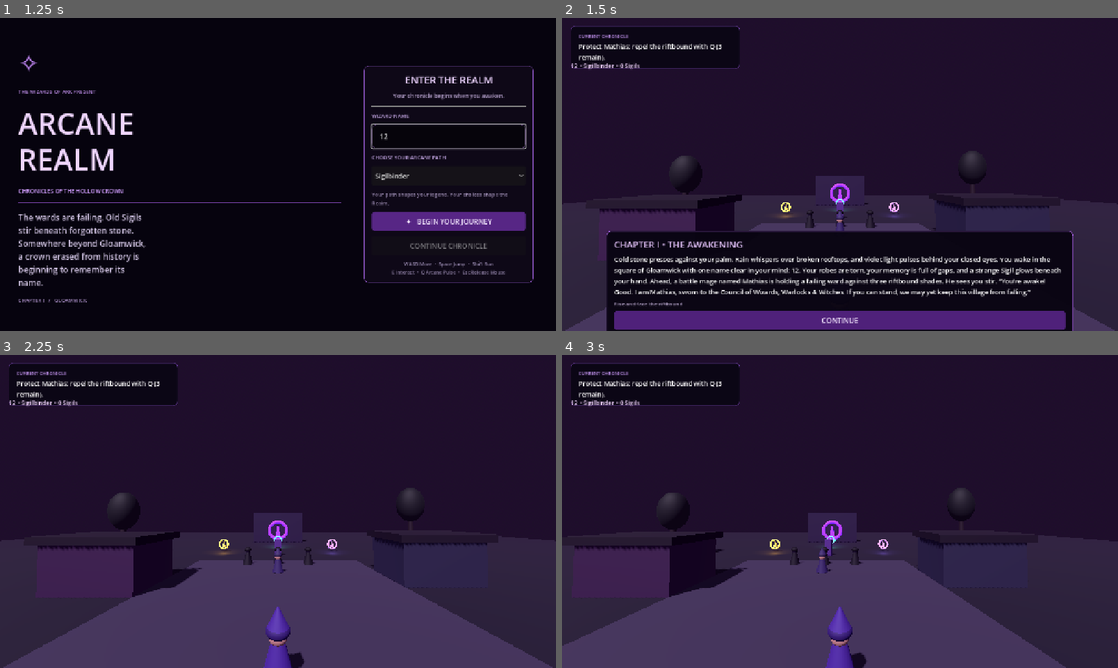
Above: before the commit, frames 1-4 (two rows, left to right).
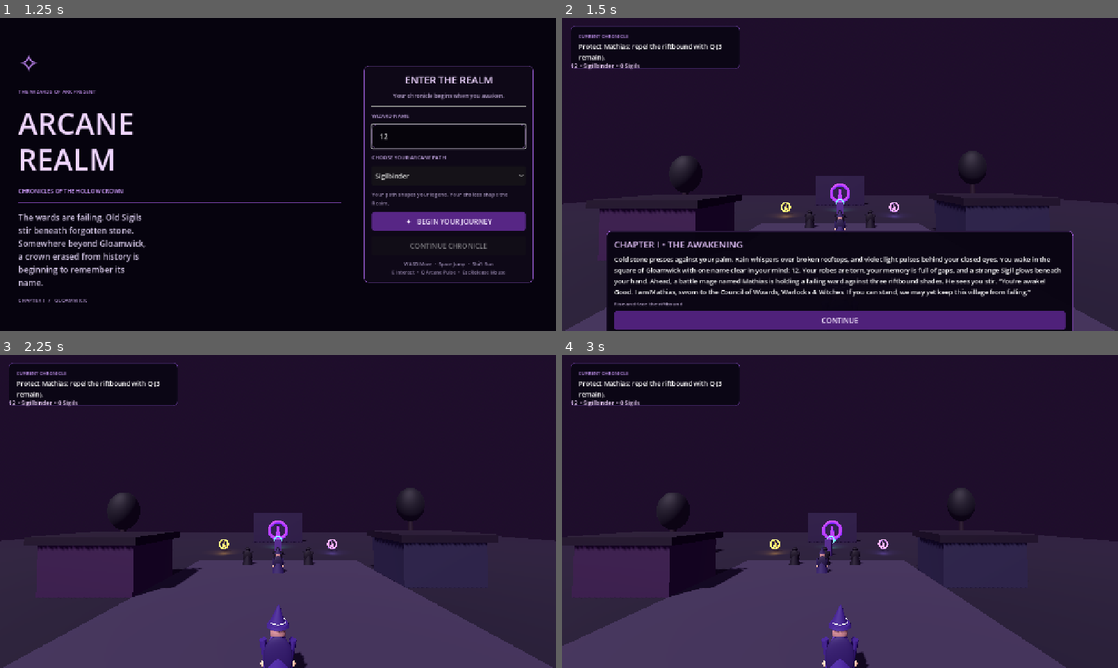
Above: after the commit, the same moments.

Repository: emilio1229/WOA-Arcane-Realm
Game: Godot game, scene res://main.tscn
Same seed, same stepped clock (60 frames per second), same inputs: the game is played once before the commit and once after it.
Inputs (mouse positions are in pixels of both pictures, inside the frame that each line leads up to):
- Up to frame 1 (1.25 s): click (450, 136) at 0.52 s; type "12" at 0.6 s
- Up to frame 2 (1.5 s): click "✦ BEGIN YOUR JOURNEY" at 1.25 s
- Up to frame 3 (2.25 s): click "CONTINUE" at 2 s
- Up to frame 4 (3 s): tap Enter at 2.75 s; move the mouse to (962, 495) at 2.77 s; hold D from 2.78 s (still down); hold Shift from 2.78 s (still down); click (962, 495) at 2.92 s

Frame 1 is identical in both runs. In frame 2, 0.1% of the frame differs, in the area x 43-57%, y 61-68%; in frame 3, 0.8%, in the area x 43-57%, y 61-100%; in frame 4, 0.8%.

Commit message:
Improve low-poly wizard character silhouettes

Diff:
--- a/main.gd
+++ b/main.gd
@@ -498,47 +498,130 @@
     return person
 
 func _add_person_visual(parent: Node3D, robe_color: Color, face_color: Color, is_mage: bool) -> void:
+    # Layered silhouette: broad hem, fitted torso, sleeves, sash and a compact hat.
+    # Keeping the character built from low-poly meshes avoids missing external model imports.
     var robe := MeshInstance3D.new()
     var robe_mesh := CylinderMesh.new()
-    robe_mesh.top_radius = 0.22
-    robe_mesh.bottom_radius = 0.52
-    robe_mesh.height = 1.15
+    robe_mesh.top_radius = 0.27
+    robe_mesh.bottom_radius = 0.55
+    robe_mesh.height = 1.12
     robe.mesh = robe_mesh
-    robe.position.y = 0.72
+    robe.position = Vector3(0, 0.66, 0)
     robe.material_override = _material(robe_color)
     parent.add_child(robe)
 
+    var torso := MeshInstance3D.new()
+    var torso_mesh := CapsuleMesh.new()
+    torso_mesh.radius = 0.27
+    torso_mesh.height = 0.82
+    torso.mesh = torso_mesh
+    torso.position = Vector3(0, 1.12, 0)
+    torso.material_override = _material(robe_color.lightened(0.08))
+    parent.add_child(torso)
+
+    var cape := MeshInstance3D.new()
+    var cape_mesh := SphereMesh.new()
+    cape_mesh.radius = 0.43
+    cape_mesh.height = 1.2
+    cape.mesh = cape_mesh
+    cape.position = Vector3(0, 0.96, 0.18)
+    cape.scale = Vector3(1.0, 1.0, 0.34)
+    cape.material_override = _material(robe_color.darkened(0.32))
+    parent.add_child(cape)
+
+    for side in [-1.0, 1.0]:
+        var sleeve := MeshInstance3D.new()
+        var sleeve_mesh := CylinderMesh.new()
+        sleeve_mesh.top_radius = 0.105
+        sleeve_mesh.bottom_radius = 0.14
+        sleeve_mesh.height = 0.72
+        sleeve.mesh = sleeve_mesh
+        sleeve.position = Vector3(side * 0.37, 1.02, -0.005)
+        sleeve.rotation.z = side * -0.22
+        sleeve.material_override = _material(robe_color.darkened(0.08))
+        parent.add_child(sleeve)
+
+        var hand := _make_sphere(Vector3(side * 0.43, 0.65, -0.035), 0.105, Color(0.52, 0.36, 0.31) if is_mage else robe_color.darkened(0.45))
+        hand.scale = Vector3(0.82, 1.0, 0.82)
+        parent.add_child(hand)
+
+        var boot := MeshInstance3D.new()
+        var boot_mesh := SphereMesh.new()
+        boot_mesh.radius = 0.17
+        boot_mesh.height = 0.25
+        boot.mesh = boot_mesh
+        boot.position = Vector3(side * 0.19, 0.12, -0.055)
+        boot.scale = Vector3(1.0, 0.72, 1.25)
+        boot.material_override = _material(Color(0.055, 0.035, 0.075))
+        parent.add_child(boot)
+
+    var sash := MeshInstance3D.new()
+    var sash_mesh := TorusMesh.new()
+    sash_mesh.inner_radius = 0.265
+    sash_mesh.outer_radius = 0.315
+    sash.mesh = sash_mesh
+    sash.position.y = 0.79
+    sash.material_override = _material(Color(0.68, 0.43, 0.2) if is_mage else Color(0.19, 0.14, 0.24))
+    parent.add_child(sash)
+
     var face := MeshInstance3D.new()
     var face_mesh := SphereMesh.new()
-    face_mesh.radius = 0.29
-    face_mesh.height = 0.58
+    face_mesh.radius = 0.235
+    face_mesh.height = 0.47
     face.mesh = face_mesh
-    face.position.y = 1.48
-    face.material_override = _material(Color(0.58, 0.42, 0.38) if is_mage else Color(0.07, 0.035, 0.12))
+    face.position = Vector3(0, 1.57, -0.045)
+    face.material_override = _material(Color(0.58, 0.42, 0.38) if is_mage else Color(0.055, 0.028, 0.085))
     parent.add_child(face)
 
-    var hood := MeshInstance3D.new()
-    var hood_mesh := SphereMesh.new()
-    hood_mesh.radius = 0.37
-    hood_mesh.height = 0.5
-    hood.mesh = hood_mesh
-    hood.position.y = 1.63
-    hood.material_override = _material(robe_color.darkened(0.25))
-    parent.add_child(hood)
-
     if is_mage:
+        # A smaller brim and tapered crown read as a hat instead of a floating cone.
+        var brim := MeshInstance3D.new()
+        var brim_mesh := CylinderMesh.new()
+        brim_mesh.top_radius = 0.31
+        brim_mesh.bottom_radius = 0.34
+        brim_mesh.height = 0.075
+        brim.mesh = brim_mesh
+        brim.position.y = 1.82
+        brim.material_override = _material(robe_color.darkened(0.1))
+        parent.add_child(brim)
+
         var hat := MeshInstance3D.new()
         var hat_mesh := CylinderMesh.new()
-        hat_mesh.top_radius = 0.02
-        hat_mesh.bottom_radius = 0.34
-        hat_mesh.height = 0.6
+        hat_mesh.top_radius = 0.035
+        hat_mesh.bottom_radius = 0.245
+        hat_mesh.height = 0.52
         hat.mesh = hat_mesh
-        hat.position.y = 2.03
-        hat.material_override = _material(robe_color)
+        hat.position.y = 2.105
+        hat.rotation.z = -0.08
+        hat.material_override = _material(robe_color.darkened(0.12))
         parent.add_child(hat)
+
+        var hat_band := MeshInstance3D.new()
+        var band_mesh := TorusMesh.new()
+        band_mesh.inner_radius = 0.222
+        band_mesh.outer_radius = 0.245
+        hat_band.mesh = band_mesh
+        hat_band.position.y = 1.91
+        hat_band.material_override = _material(face_color, true)
+        parent.add_child(hat_band)
     else:
-        parent.add_child(_make_sphere(Vector3(-0.11, 1.5, -0.245), 0.055, face_color))
-        parent.add_child(_make_sphere(Vector3(0.11, 1.5, -0.245), 0.055, face_color))
+        # Mathias' shadowed hood and bright eyes give him a distinct battle-mage shape.
+        var hood := MeshInstance3D.new()
+        var hood_mesh := SphereMesh.new()
+        hood_mesh.radius = 0.29
+        hood_mesh.height = 0.42
+        hood.mesh = hood_mesh
+        hood.position = Vector3(0, 1.68, 0.035)
+        hood.scale = Vector3(1.0, 0.9, 0.9)
+        hood.material_override = _material(robe_color.darkened(0.2))
+        parent.add_child(hood)
+        parent.add_child(_make_sphere(Vector3(-0.09, 1.57, -0.238), 0.035, face_color))
+        parent.add_child(_make_sphere(Vector3(0.09, 1.57, -0.238), 0.035, face_color))
+
+    # The chest sigil is a small focal point rather than a large floating ornament.
+    var pendant := _make_sphere(Vector3(0, 1.25, -0.285), 0.07, face_color)
+    pendant.scale = Vector3(0.72, 1.0, 0.5)
+    parent.add_child(pendant)
 
 func _make_sigil(pos: Vector3, color: Color, size: float) -> Node3D:
     var root := Node3D.new()
